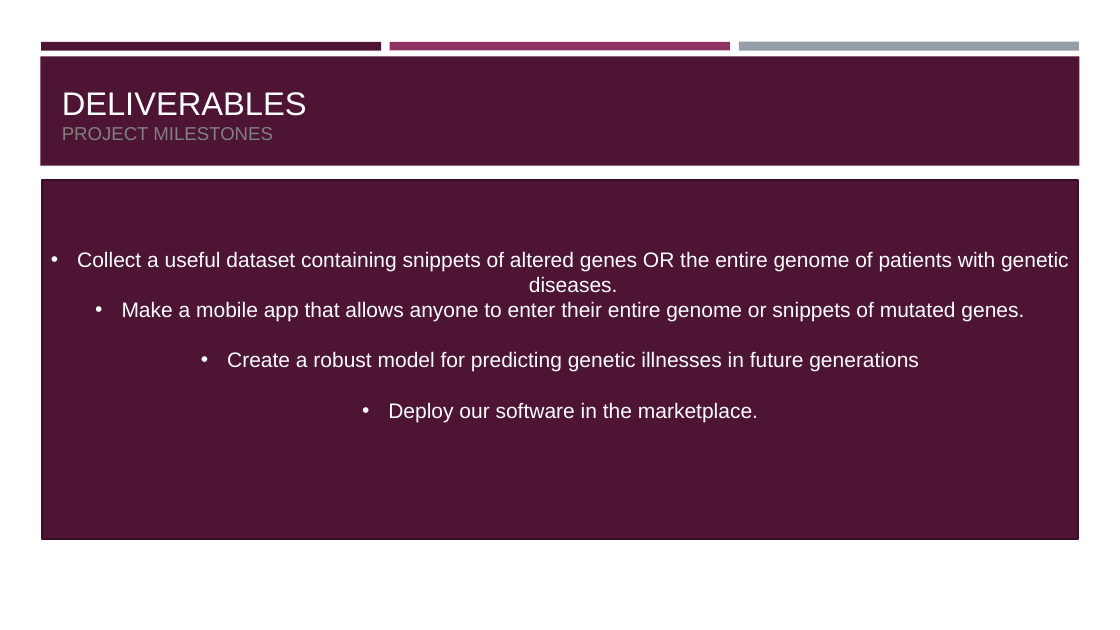
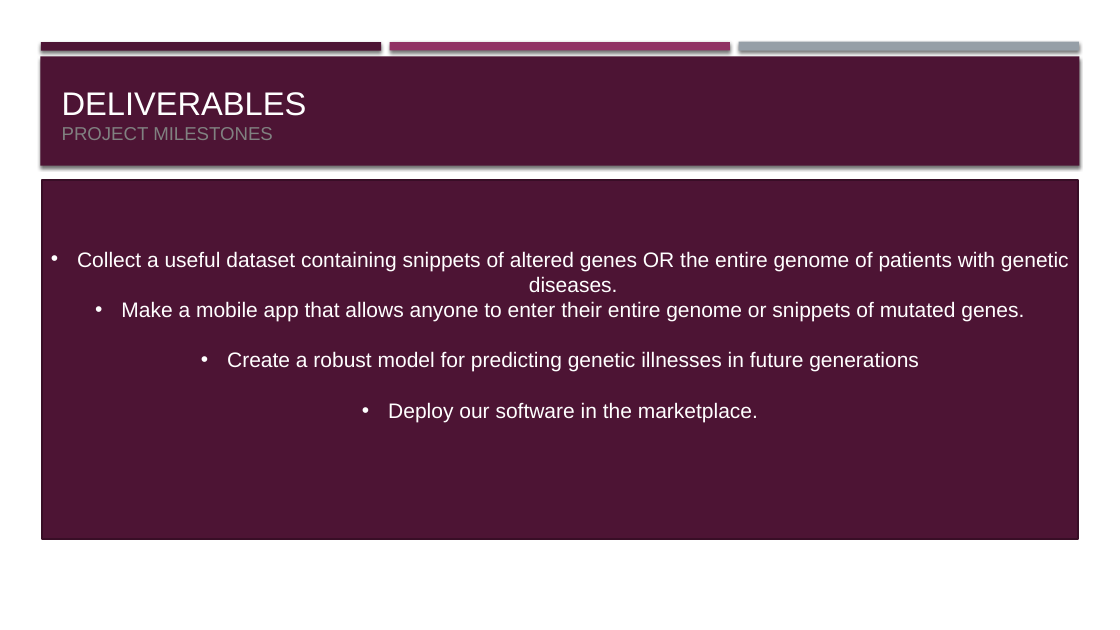
Before and after one commit to YoussifAssem/Genatac, a slide deck: slide 6 of E-Genetics/Proposal/genetics.pptm. Drawn at 1120x630 pixels with LibreOffice and Linux fonts; fonts in the diff are those of the drawing. Boxes give left, top, right and bottom in pixels: in the first picture for what was removed or moved away, otherwise in the second. Text is boxed around its words. In the diff, an @@ line names an element or a change of style, - is before the commit and + after.

```diff
--- a/E-Genetics/Proposal/genetics.pptm
+++ b/E-Genetics/Proposal/genetics.pptm
@@ shadow on in 4 elements at (x1=41, y1=42, x2=381, y2=50), (x1=739, y1=42, x2=1079, y2=51), (x1=390, y1=42, x2=730, y2=50), (x1=40, y1=56, x2=1080, y2=166) @@
```
Also in this commit, not shown: 8 other slides changed, 1 slide added, 1 other file.
